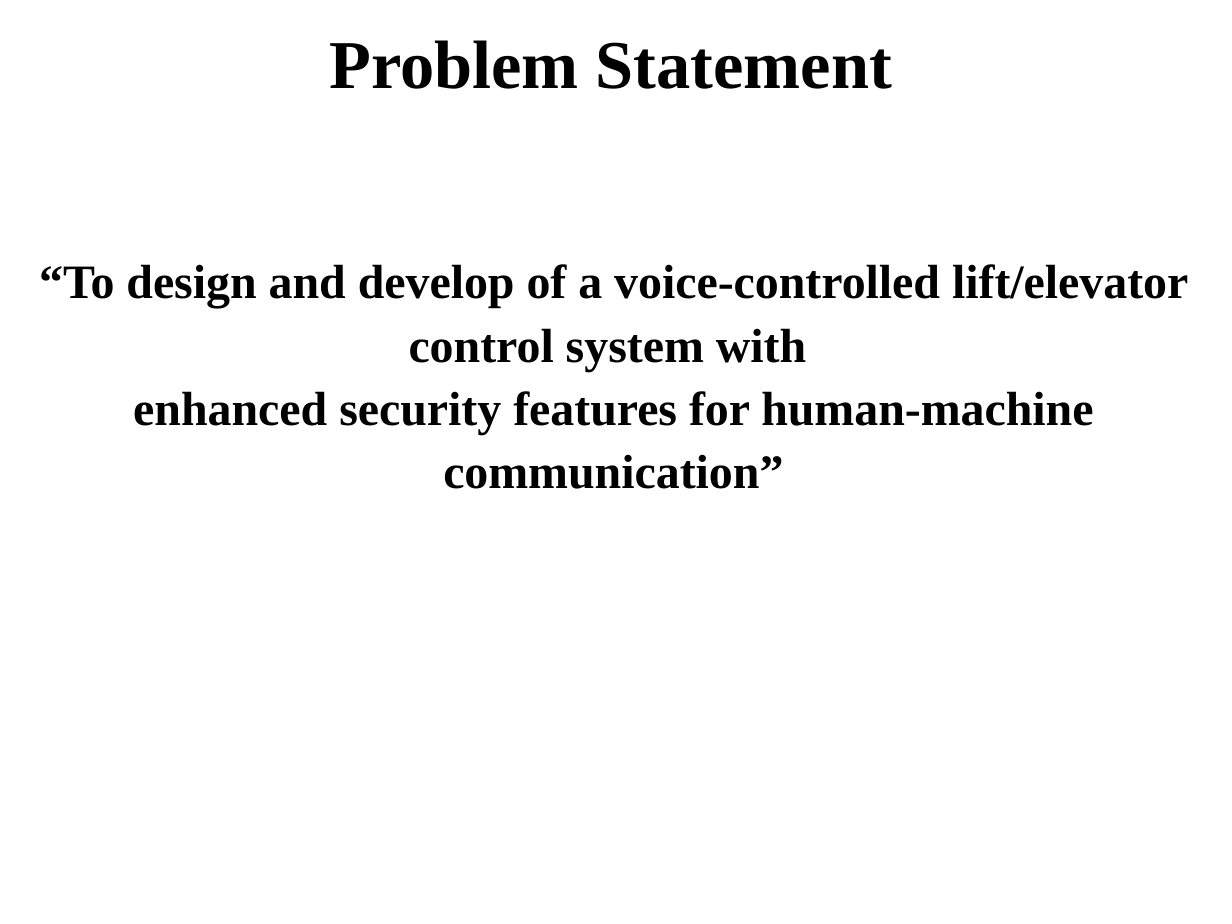
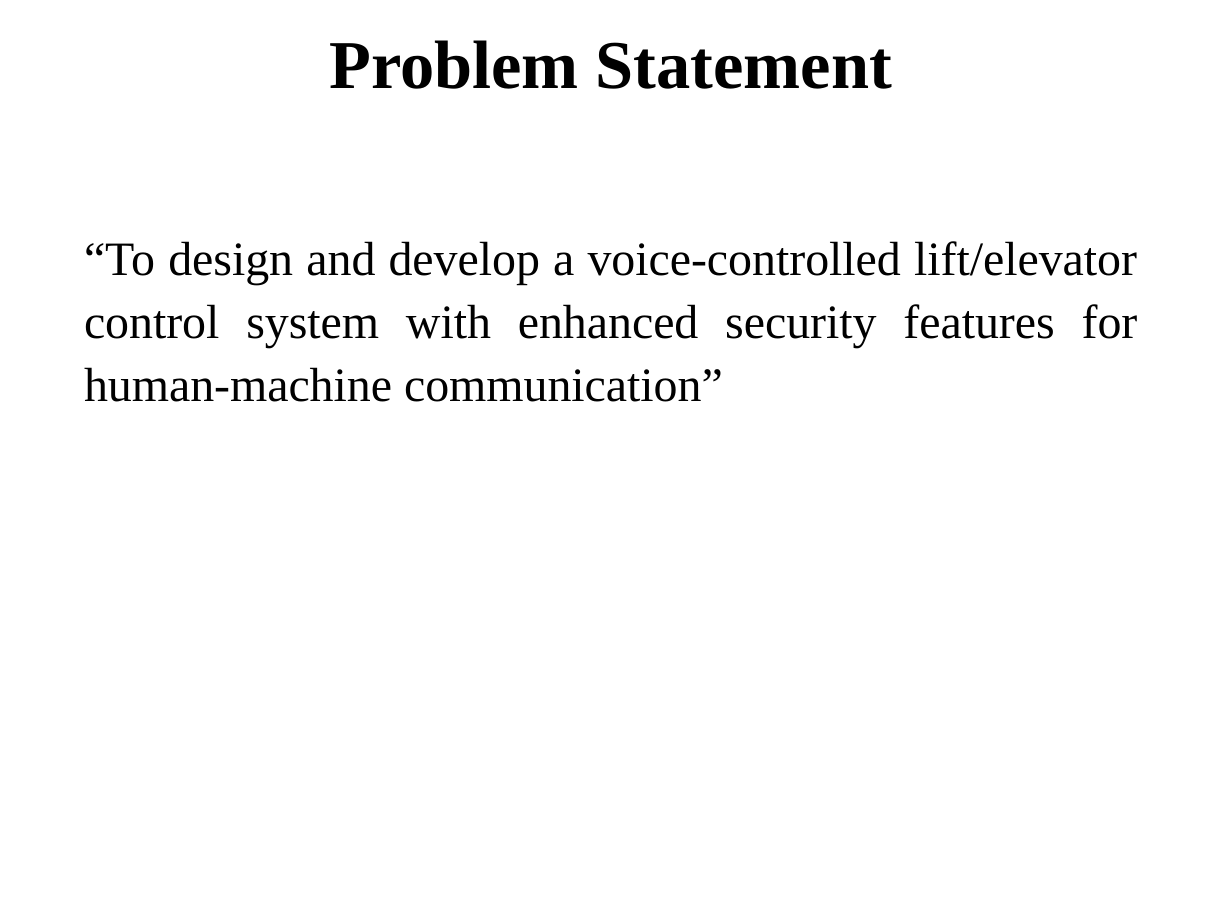
Before and after one commit to OnkarWaman/Voice-Operated-Lift, a slide deck: slide 10 of 5) Stage-I PPT/our ppt.pptx. Drawn at 1232x924 pixels with LibreOffice and Linux fonts; fonts in the diff are those of the drawing. Boxes give left, top, right and bottom in pixels: in the first picture for what was removed or moved away, otherwise in the second. Text is boxed around its words. In the diff, an @@ line names an element or a change of style, - is before the commit and + after.

```diff
--- a/5) Stage-I PPT/our ppt.pptx
+++ b/5) Stage-I PPT/our ppt.pptx
@@ text at [84, 241, 1138, 402]: text changed; bold off @@
-“To design and develop of a voice-controlled lift/elevator control system with
-enhanced security features for human-machine communication”
+“To design and develop a voice-controlled lift/elevator control system with enhanced security features for human-machine communication”
```
Also in this commit, not shown: 12 other slides changed, 5 slides added.
